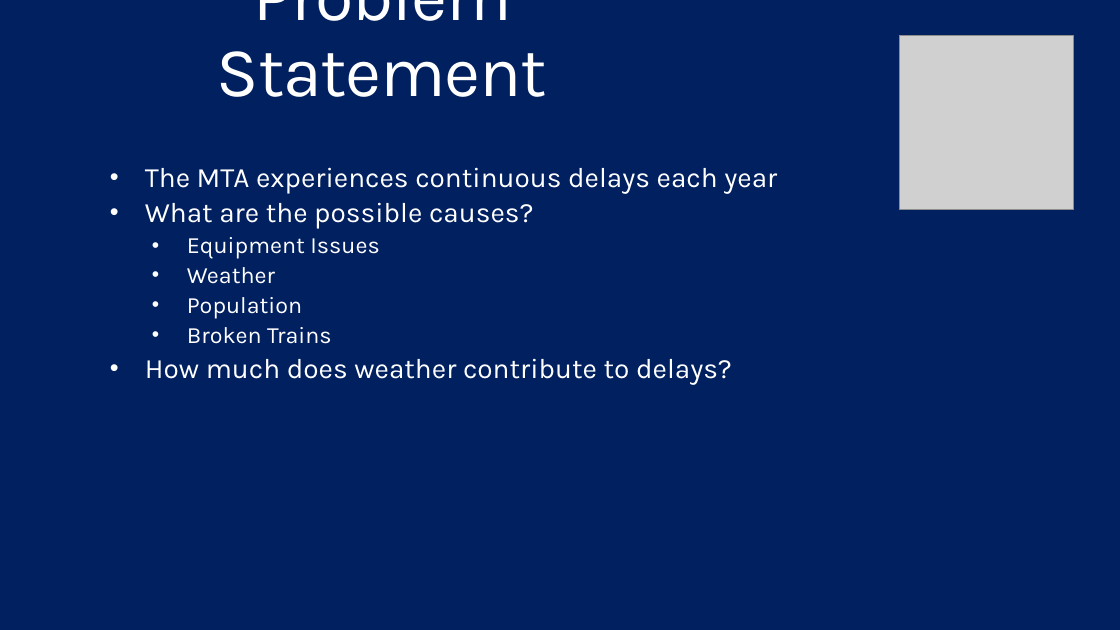
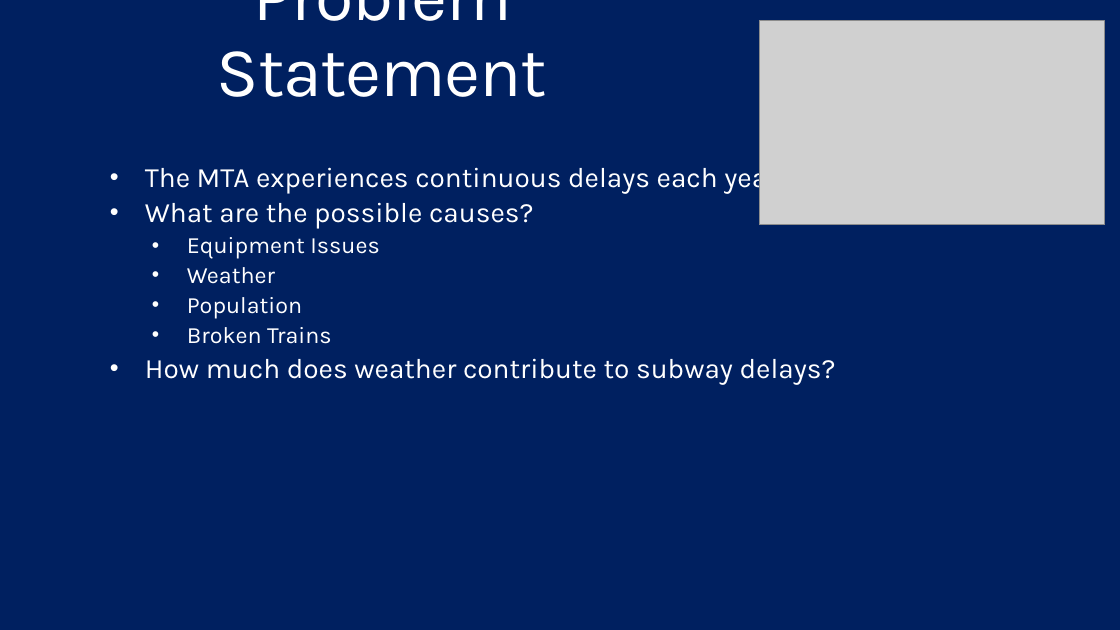
Before and after one commit to dapolloxp/607-finalproject, a slide deck: slide 2 of 607 Final Project.pptx. Drawn at 1120x630 pixels with LibreOffice and Linux fonts; fonts in the diff are those of the drawing; grey boxes stand for pictures; background and template pictures are left out. Boxes give left, top, right and bottom in pixels: in the first picture for what was removed or moved away, otherwise in the second. Text is boxed around its words. In the diff, an @@ line names an element or a change of style, - is before the commit and + after.

Commit message:
updated pp.

```diff
--- a/607 Final Project.pptx
+++ b/607 Final Project.pptx
@@ picture added at (759, 21, 1104, 225) @@
@@ picture removed at (899, 36, 1074, 211) @@
@@ subtitle at (145, 358, 836, 384): text changed @@
-• How much does weather contribute to delays?
+• How much does weather contribute to subway delays?
```
